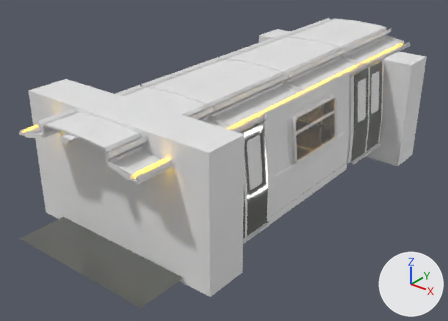
Before and after pictures for a commit that changed the glTF model public/SceneModels/newTrain.glb.
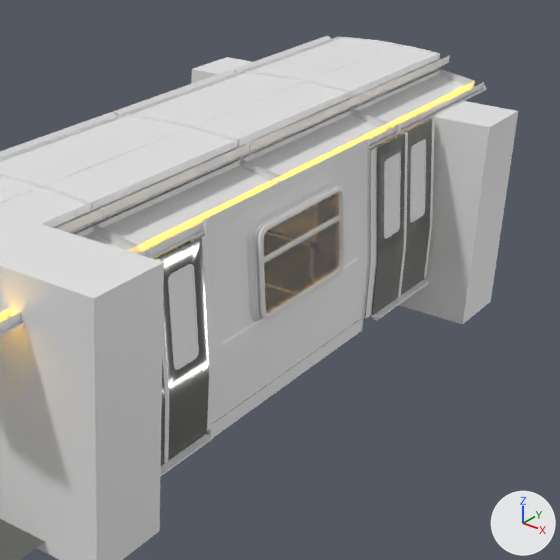
Old and new are each drawn whole from a 50 mm lens placed at (8.59, -11.85, 7.43), pointed at (-0.32, -0.71, 0.52) and again close up on the part from 36% to 100% of the width and 0% to 89% of the height. Arrows for +X, +Y and +Z are at lower right; the lights stay in place. Where no turn or scale is listed for an object, it has been applied to the vertices.

Names of what the first close-up shows: 'CompartimientosRoofInterior_LP.009', 'CompartimientosRoofInterior_LP.011', 'CompartimientosRoofInterior_LP.012', 'Cube.001', 'Cube.002', 'Door2_LP.006', 'FrameWindow5_LP.002', 'PanelInterior_LP.008', 'RoofInterior_LP.009', 'RoofInterior_LP.011', 'RoofInterior_LP.012', 'SoporteRejillasRoofInterior2_LP.009', 'Window3_LP.002'.
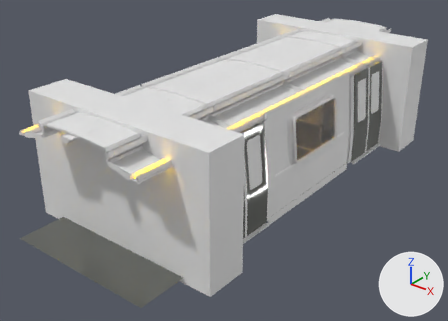
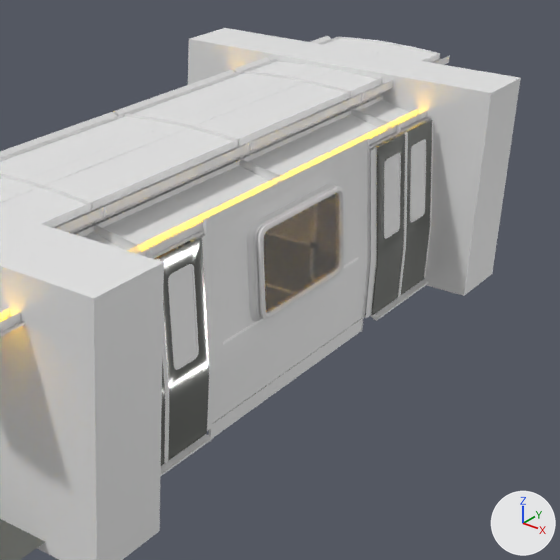
Changed parts and their boxes [x1, y1, x2, y2] in the close-ups (560 x 560 px):
'Cube.002', moved
    before: [191, 57, 518, 324]
    after: [188, 28, 521, 296]
'FrameWindow5_LP.002', deleted
    before: [264, 215, 340, 263]
'CompartimientosRoofInterior_LP.011', unchanged, covered by the edit
    before: [354, 70, 485, 132]
    after: [354, 96, 431, 132]

The change in detail:
Object 'Cube.002' (ob_cube_002) moves from (0.0, 4.25, 1.0) to (0.0, 4.15, 1.5).
Object 'FrameWindow5_LP.002' (ob_framewindow5_lp_002) is deleted.
